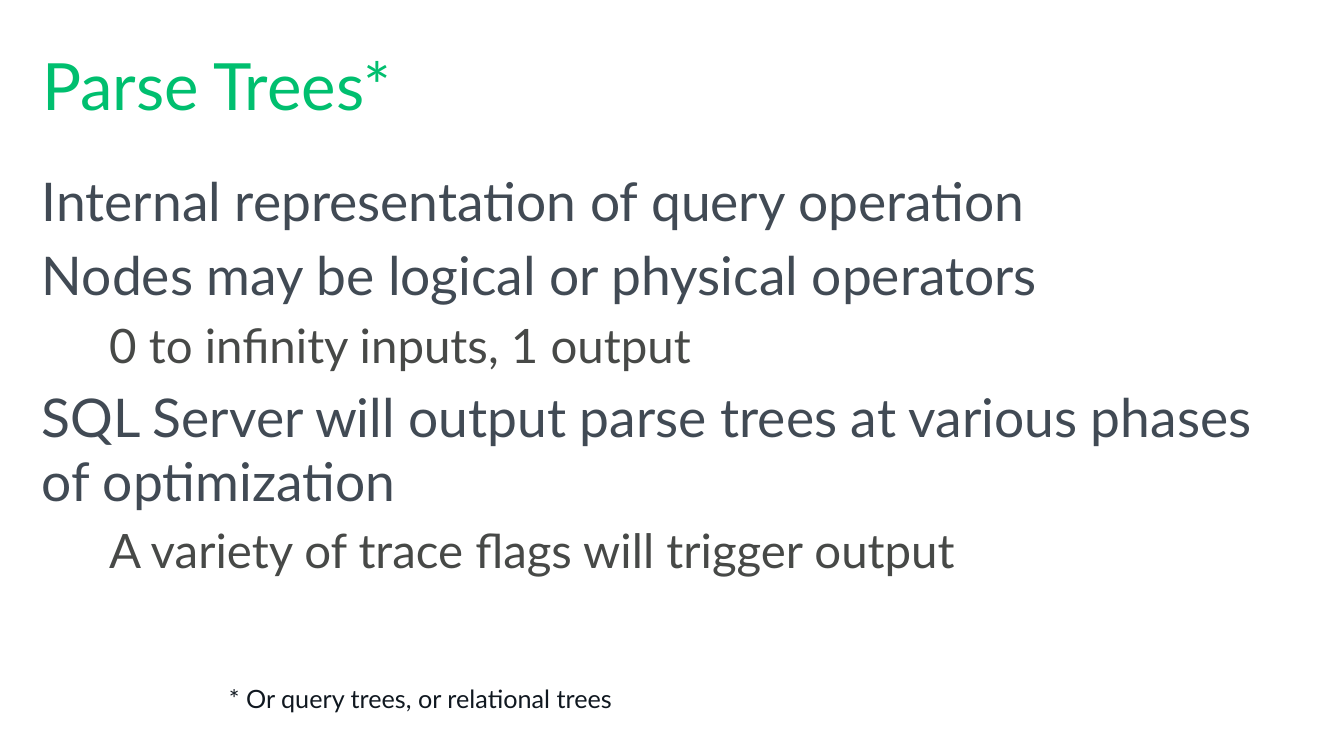
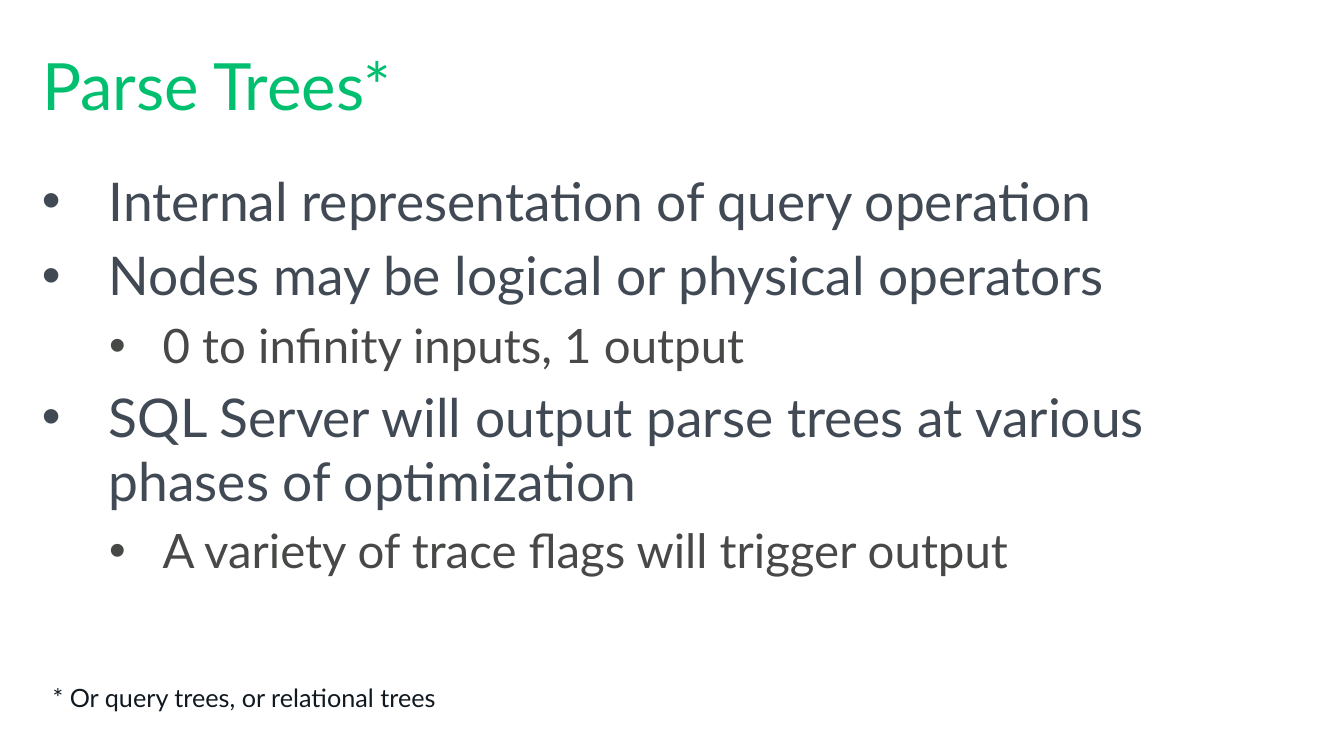
Before and after one commit to tf3604/OptimizerPresentation, a slide deck: slide 29 of Optimizer.pptx. Drawn at 1344x756 pixels with LibreOffice and Linux fonts; fonts in the diff are those of the drawing; background and template pictures are left out. Boxes give left, top, right and bottom in pixels: in the first picture for what was removed or moved away, otherwise in the second. Text is boxed around its words. In the diff, an @@ line names an element or a change of style, - is before the commit and + after.

```diff
--- a/Optimizer.pptx
+++ b/Optimizer.pptx
@@ text "Internal representation of query operation" at [109,181,1144,577]: bullet none to • @@
@@ text "* Or query trees, or ...": place and size @@
-text "* Or query trees, or ..." at [246,689,612,713]
+text "* Or query trees, or ..." at [70,688,435,712]
```
Also in this commit, not shown: 38 other slides changed.
